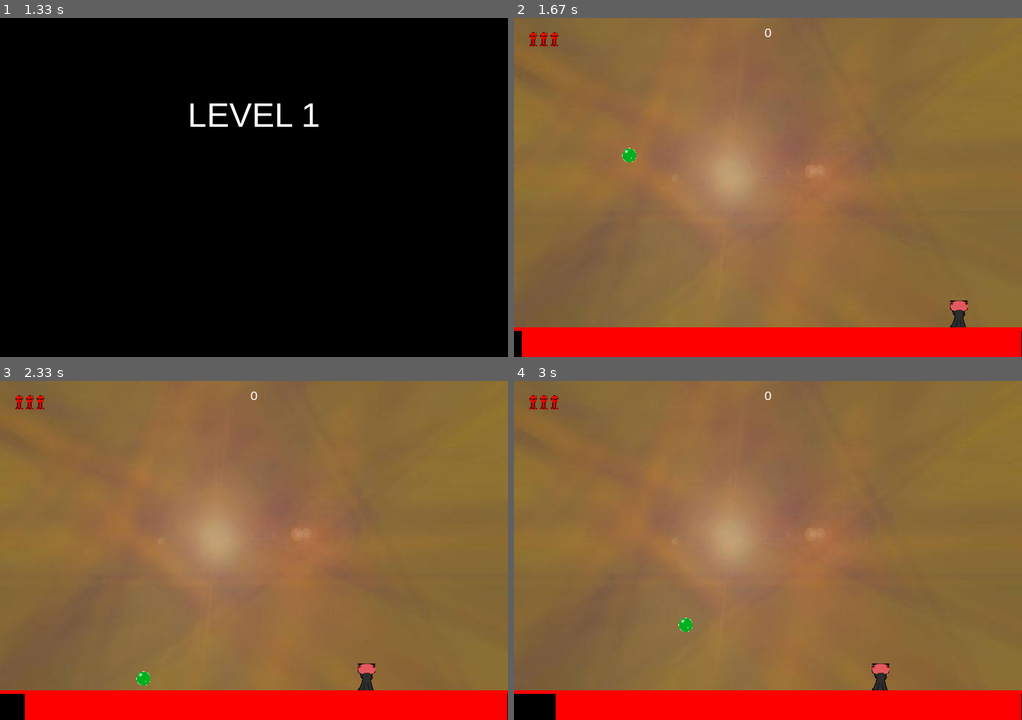
Above: before the commit, frames 1-4 (two rows, left to right).
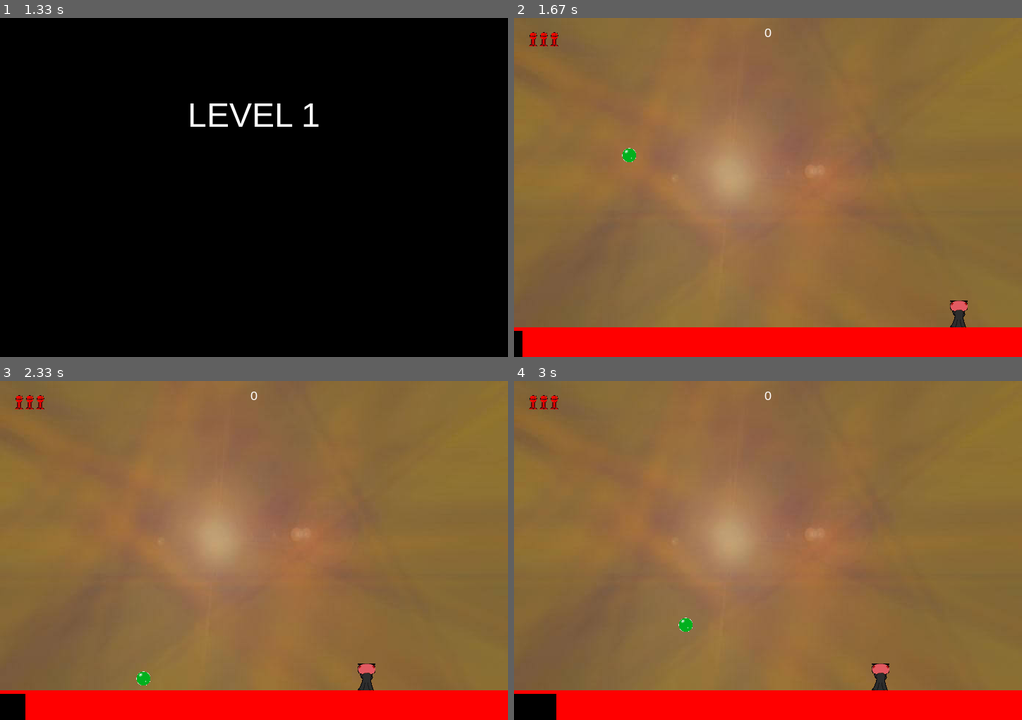
Above: after the commit, the same moments.

Repository: ratchek/bubble-trouble-pygame
Game: pygame game, started from src/game.py
The game is run twice, just before and just after one commit, with the same random seed, the same clock (stepped at 60 frames per second) and the same inputs.
Inputs:
- Up to frame 1 (1.33 s): tap Enter at 0.33 s; hold Right from 1.17 s (still down)
- Up to frame 2 (1.67 s): release Right at 1.63 s
- Up to frame 3 (2.33 s): hold Left 1.67-2.2 s; hold Left from 2.23 s (still down)
- Up to frame 4 (3 s): release Left at 2.63 s; hold Right from 2.67 s (still down)

Frame 1 is identical in both runs. In frame 2, less than 0.1% of the frame differs, in the area x 1-100%, y 92-100%; in frame 3, less than 0.1%; in frame 4, less than 0.1%.

Commit message:
Fix visual bug in timer

Diff:
--- a/src/graphics.py
+++ b/src/graphics.py
@@ -111,6 +111,7 @@
         current_level_time = game.level_end_time - pygame.time.get_ticks()
         fill_ratio =  current_level_time/total_level_time
         width = WIDTH * fill_ratio
-        left = WIDTH - width
+        # The "+ 1" is so that you don't get a tiny black bar on the right of the timer
+        left = WIDTH - width + 1
         time_left_rect = pygame.Rect(left, top, width, TIMER_HEIGHT)
         pygame.draw.rect(game.screen, TIMER_COLOR, time_left_rect)
